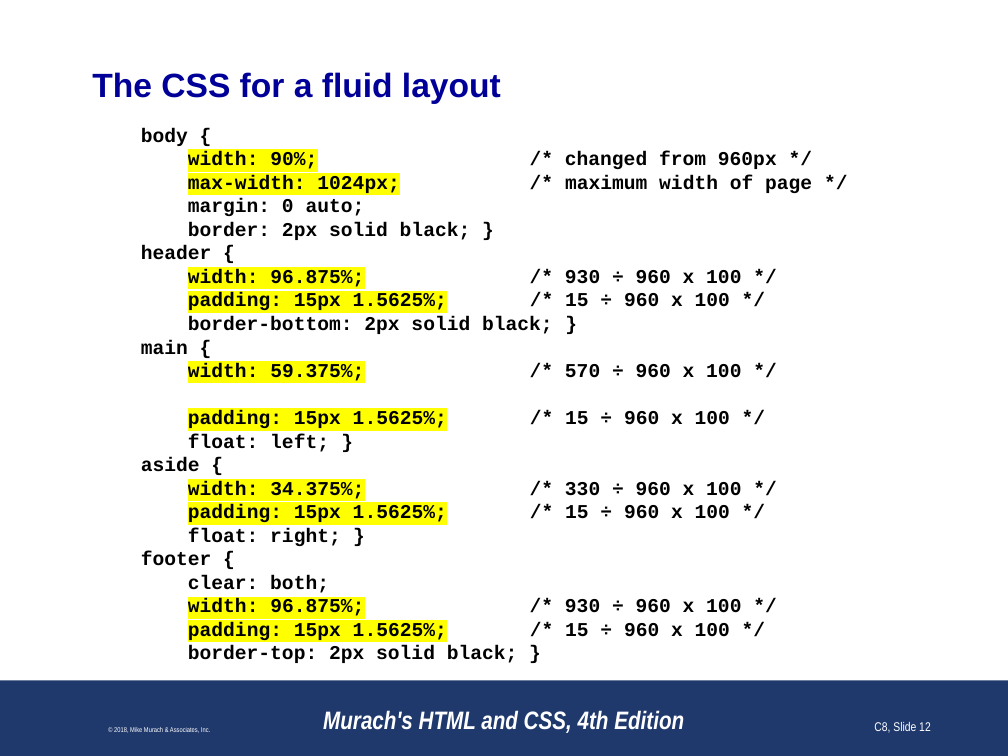
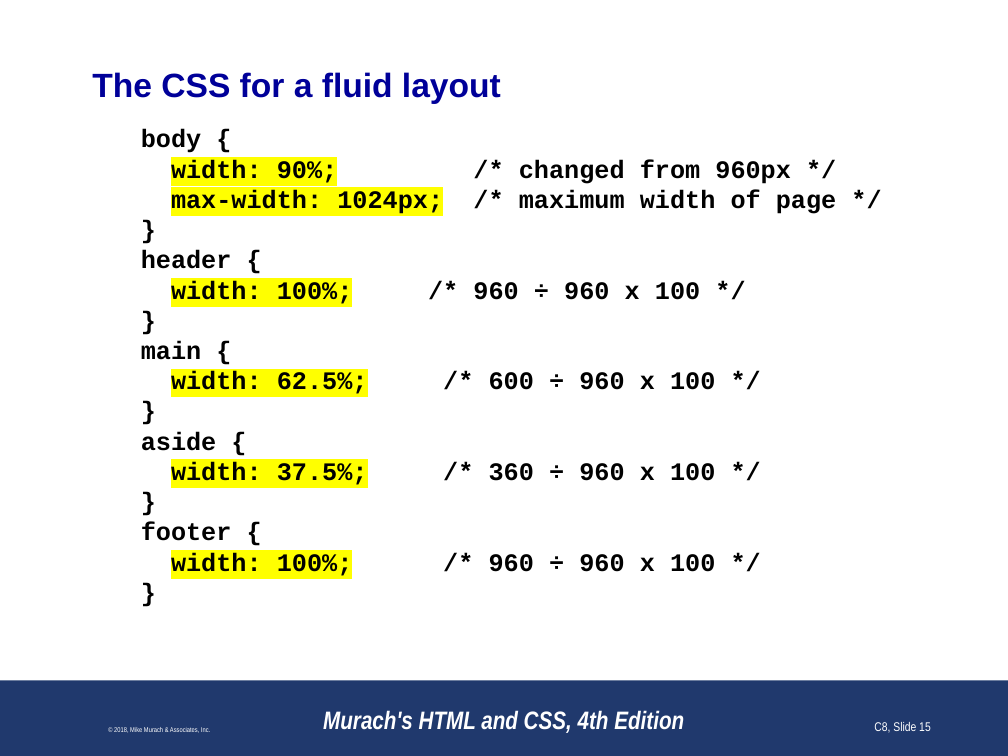
Before and after one commit to paulsmithkc/awd1000_base_lab_and_homework, a slide deck: slide 15 of murach_html_4e/slides/Chapter 8 slides (Revised).pptx (slide 12 before the commit). Drawn at 1008x756 pixels with LibreOffice and Linux fonts; fonts in the diff are those of the drawing; background and template pictures are left out. Boxes give left, top, right and bottom in pixels: in the first picture for what was removed or moved away, otherwise in the second. Text is boxed around its words. In the diff, an @@ line names an element or a change of style, - is before the commit and + after.

```diff
--- a/murach_html_4e/slides/Chapter 8 slides (Revised).pptx
+++ b/murach_html_4e/slides/Chapter 8 slides (Revised).pptx
@@ text at [141,129,836,541]: size 14 to 18 pt in "body {", "width: 90%; /* changed from 960px */", "max-width: 1024px; /* maximum width of page ...", "header {" and 3 more places @@
@@ text at [188,199,471,240]: text changed; size 14 to 18 pt @@
-margin: 0 auto;
-border: 2px solid black; }
+}
@@ text at [171,280,700,307]: text changed; size 14 to 18 pt @@
-width: 96.875%; /* 930 ÷ 960 x 100 */
-padding: 15px 1.5625%; /* 15 ÷ 960 x 100 */
-border-bottom: 2px solid black; }
+width: 100%; /* 960 ÷ 960 x 100 */
+}
@@ text at [171,371,715,398]: text changed; size 14 to 18 pt @@
-width: 59.375%; /* 570 ÷ 960 x 100 */
-padding: 15px 1.5625%; /* 15 ÷ 960 x 100 */
-float: left; }
+width: 62.5%; /* 600 ÷ 960 x 100 */
+}
@@ text at [171,462,715,489]: text changed; size 14 to 18 pt @@
-width: 34.375%; /* 330 ÷ 960 x 100 */
-padding: 15px 1.5625%; /* 15 ÷ 960 x 100 */
-float: right; }
+width: 37.5%; /* 360 ÷ 960 x 100 */
+}
@@ text at [171,552,715,579]: text changed; size 14 to 18 pt @@
-clear: both;
-width: 96.875%; /* 930 ÷ 960 x 100 */
-padding: 15px 1.5625%; /* 15 ÷ 960 x 100 */
-border-top: 2px solid black; }
+width: 100%; /* 960 ÷ 960 x 100 */
+}
@@ page number at [874,722,931,733]: text changed @@
-C8, Slide 12
+C8, Slide 15
```
Also in this commit, not shown: 32 other slides changed, 3 slides added, 5 slides removed.
